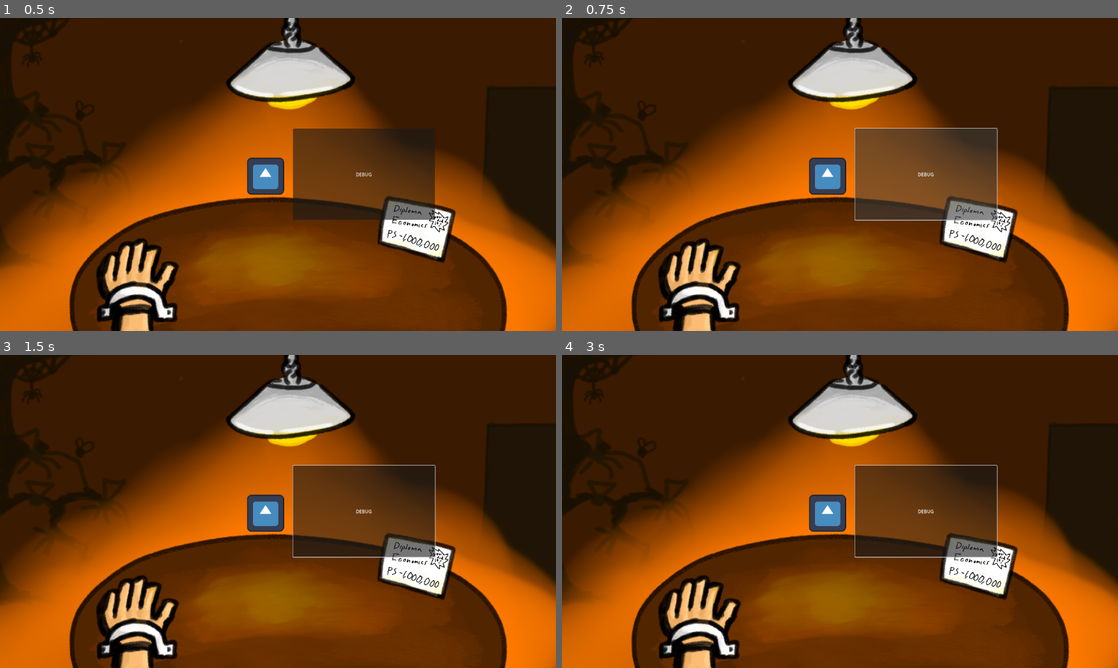
Above: before the commit, frames 1-4 (two rows, left to right).
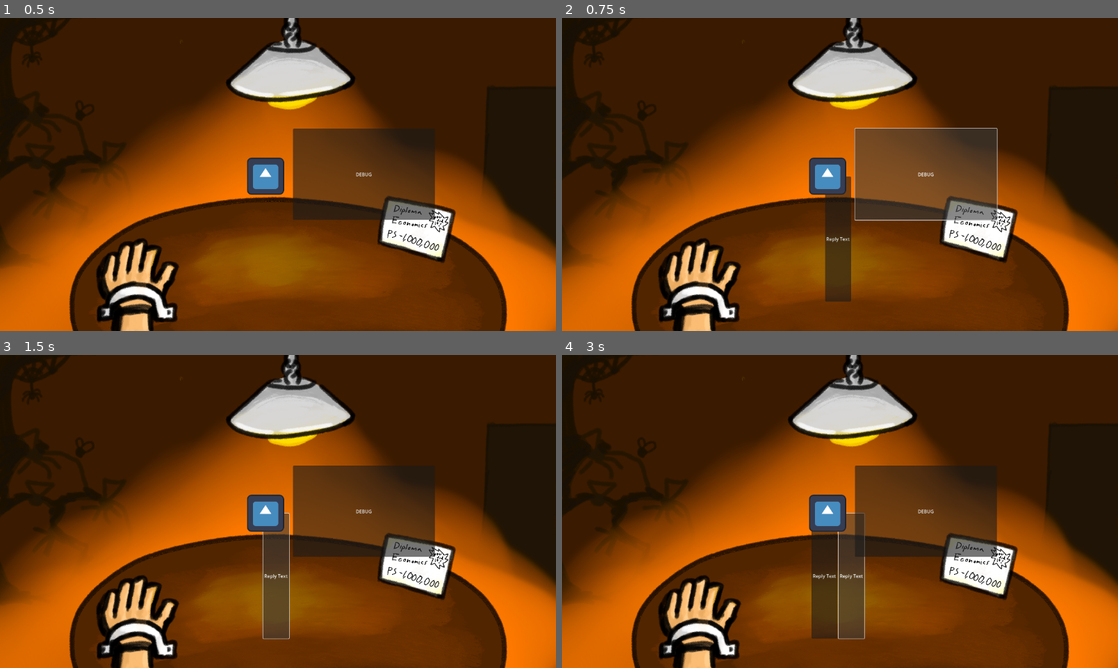
Above: after the commit, the same moments.

Repository: noah0young/EconomicBubble
Game: Godot game, scene res://Scenes/main.tscn
Two runs of this game, one before a commit and one after it. Both use one fixed random seed, a clock stepped at 60 frames per second and the inputs below. The engine's default icon, where the game draws it, is replaced by a stand-in: a white triangle on a blue panel in a dark square.
Inputs (mouse positions are in pixels of both pictures, inside the frame that each line leads up to):
- Up to frame 1 (0.5 s): no input
- Up to frame 2 (0.75 s): click "DEBUG" at 0.5 s
- Up to frame 3 (1.5 s): click (278, 577) at 1.25 s, where only the run after the commit has a clickable "Reply Text"
- Up to frame 4 (3 s): click "DEBUG" at 2 s; click (851, 577) at 2.75 s, where only the run after the commit has a clickable "Reply Text"

Frame 1 is identical in both runs. In frame 2, 1.6% of the frame differs, in the area x 47-52%, y 50-91%; in frame 3, 2.0%; in frame 4, 3.5%, in the area x 44-79%, y 35-91%.
Error before the commit: Invalid assignment of property or key 'replies' with value of type 'Resource (EcoEffect)' on a base object of type 'RefCounted (Reply)'. (res://Scripts/reply.g…

Commit message:
Reply Buttons

Diff:
--- a/Scenes/main.tscn
+++ b/Scenes/main.tscn
@@ -7,7 +7,7 @@
 [ext_resource type="Texture2D" uid="uid://bqhjiw1gkdcpq" path="res://Art/BG/BG-4.png" id="4_1cvxj"]
 [ext_resource type="Texture2D" uid="uid://bahm6a0b5hayo" path="res://Art/BG/BG-5.png" id="5_wguxr"]
 [ext_resource type="Texture2D" uid="uid://c4322nvfmm02u" path="res://icon.svg" id="7_lxp5v"]
-[ext_resource type="Script" path="res://Scripts/reply.gd" id="8_pv6bd"]
+[ext_resource type="Script" path="res://Scripts/GameModel.gd" id="8_eis76"]
 
 [sub_resource type="SpriteFrames" id="SpriteFrames_vhbbb"]
 animations = [{
@@ -40,8 +40,9 @@
 "speed": 12.0
 }]
 
-[node name="Main" type="Node2D"]
+[node name="Main" type="Node2D" node_paths=PackedStringArray("gameModel")]
 script = ExtResource("1_expxs")
+gameModel = NodePath("GameModel")
 
 [node name="CanvasLayer" type="CanvasLayer" parent="."]
 layer = -1
@@ -80,7 +81,6 @@
 [node name="Icon" type="Sprite2D" parent="."]
 position = Vector2(-43, 6)
 texture = ExtResource("7_lxp5v")
-script = ExtResource("8_pv6bd")
 
 [node name="DEBUGButton" type="Button" parent="."]
 offset_left = 52.0
@@ -89,4 +89,8 @@
 offset_bottom = 157.0
 text = "DEBUG"
 
+[node name="GameModel" type="Node" parent="." node_paths=PackedStringArray("replyHolder")]
+script = ExtResource("8_eis76")
+replyHolder = NodePath("../CanvasLayer/HBoxContainer")
+
 [connection signal="button_down" from="DEBUGButton" to="." method="_on_debug_button_button_down"]
--- a/Scenes/reply_prefab.tscn
+++ b/Scenes/reply_prefab.tscn
@@ -1,4 +1,5 @@
 [gd_scene format=3 uid="uid://cidt6d1llhvtt"]
 
 [node name="ReplyPrefab" type="Button"]
+tooltip_text = "uegfiugweilhfikh"
 text = "Hello"
--- a/Scripts/GameModel.gd
+++ b/Scripts/GameModel.gd
@@ -9,7 +9,7 @@
 const STABLE_ECO_THRESHOLD : float = 400;
 const BAD_ECO_THRESHOLD : float = 200;
 
-var replyHolder : HBoxContainer;
+@export var replyHolder : HBoxContainer;
 var replyButtonPrefab = preload("res://Scenes/reply_prefab.tscn")
 var curReplies : Array[Button] = [];
 
@@ -17,9 +17,6 @@
 @export var debt : float = 100;
 @export var promptTextBox : RichTextLabel;
 var effects : Array[EcoEffect];
-
-func _ready():
-	replyHolder = $CanvasLayer/HBoxContainer;
 
 func getEcoState() -> TypeDefs.EcoState:
 	if (economyBalance >= MAX_ECONOMY):
--- a/Scripts/main.gd
+++ b/Scripts/main.gd
@@ -1,10 +1,10 @@
 extends Node2D
 
-var gameModel
+@export var gameModel : GameModel
 
 # Called when the node enters the scene tree for the first time.
 func _ready() -> void:
-	gameModel = GameModel.new()
+	pass#gameModel = GameModel.new()
 
 
 # Called every frame. 'delta' is the elapsed time since the previous frame.
--- a/Scripts/reply.gd
+++ b/Scripts/reply.gd
@@ -9,7 +9,7 @@
 func _init(name, text, effect, gameModel) -> void:
 	self.name = name
 	self.text = text
-	self.replies = effect
+	self.effect = effect
 	self.gameModel = gameModel
 
 func getName(): # returns object name
--- a/Scripts/types.gd
+++ b/Scripts/types.gd
@@ -1,3 +1,4 @@
+extends Node
 class_name TypeDefs
 enum EcoState {BURSTING, GOOD, STABLE, BAD, POPPING, POPPED}
 enum EffectType{GAMBLE, ECOEFFECT}
